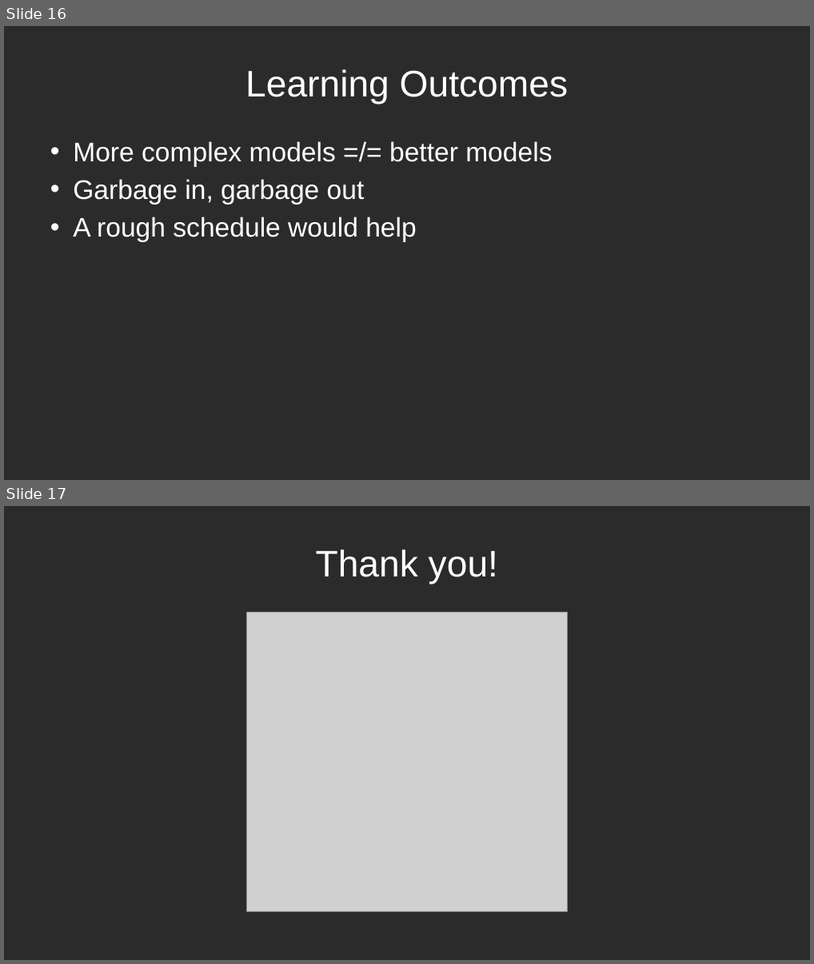
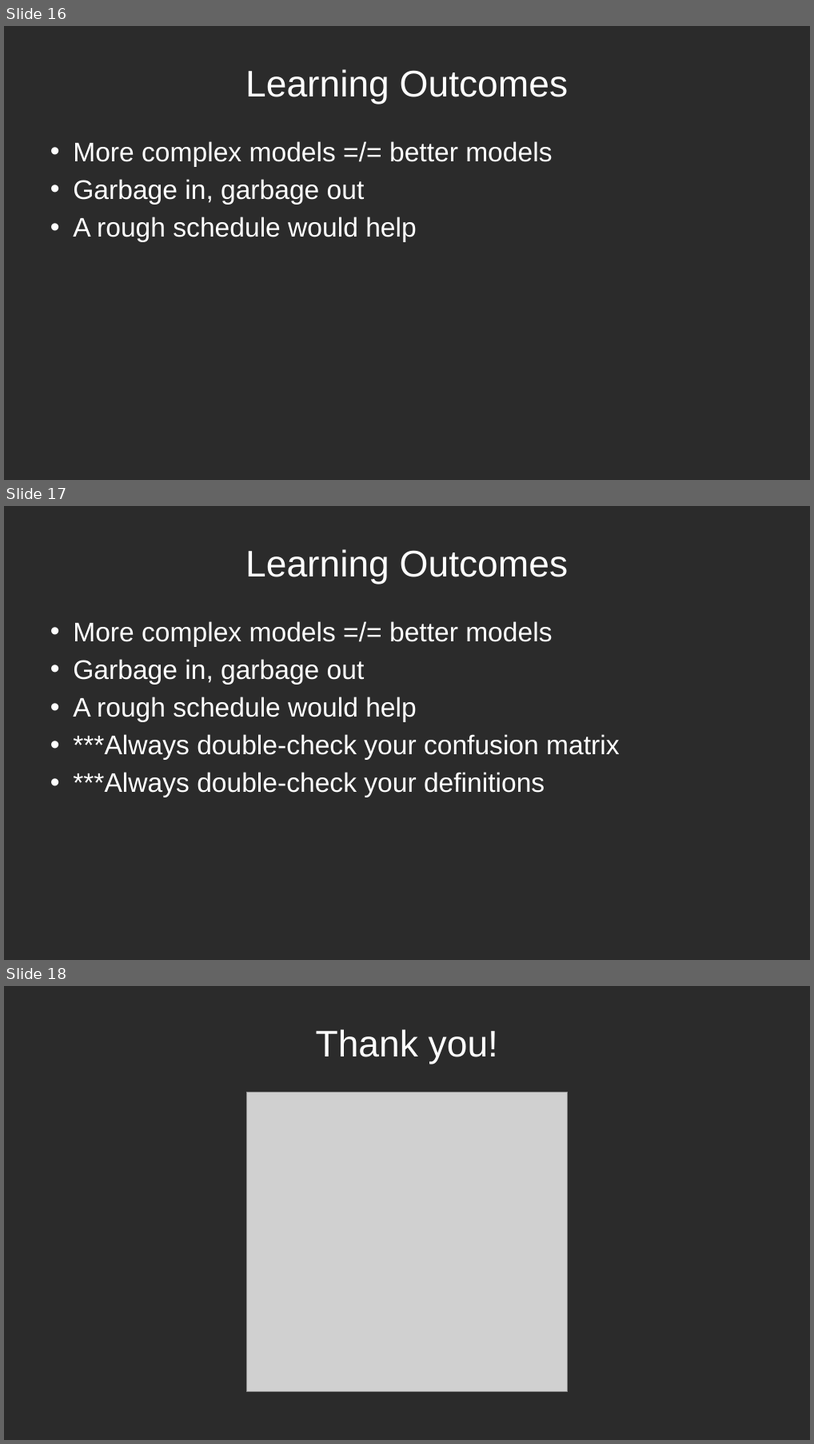
Before and after one commit to awicklund/DiabetesML, a slide deck: Predicting Diabetes.pptx. Shown one above the other, each under a label of ours: slides 16 and 17 before the commit, slides 16, 17 and 18 after it. The pictures are 814x964 and 814x1444 pixels, drawn with LibreOffice and Linux fonts; fonts in the diff are those of the drawing; grey boxes stand for pictures; background and template pictures are left out; a plain dark background stands for a picture behind light text. Boxes give left, top, right and bottom in pixels: in the first picture for what was removed or moved away, otherwise in the second. Text is boxed around its words. In the diff, an @@ line names an element or a change of style, - is before the commit and + after.

```diff
--- a/Predicting Diabetes.pptx
+++ b/Predicting Diabetes.pptx
@@ slide 17 added at bbox=[4, 506, 810, 960], background picture (left out) @@
@@ title added at bbox=[246, 549, 568, 584], 44 pt, text #FFFFFF @@
+Learning Outcomes
@@ text added at bbox=[73, 621, 619, 797], 32 pt, text #FFFFFF @@
+• More complex models =/= better models
+• Garbage in, garbage out
+• A rough schedule would help
+• ***Always double-check your confusion matrix
+• ***Always double-check your definitions
@@ what was slide 17 is now slide 18 @@
```
Also in this commit, not shown: 6 slides changed.
